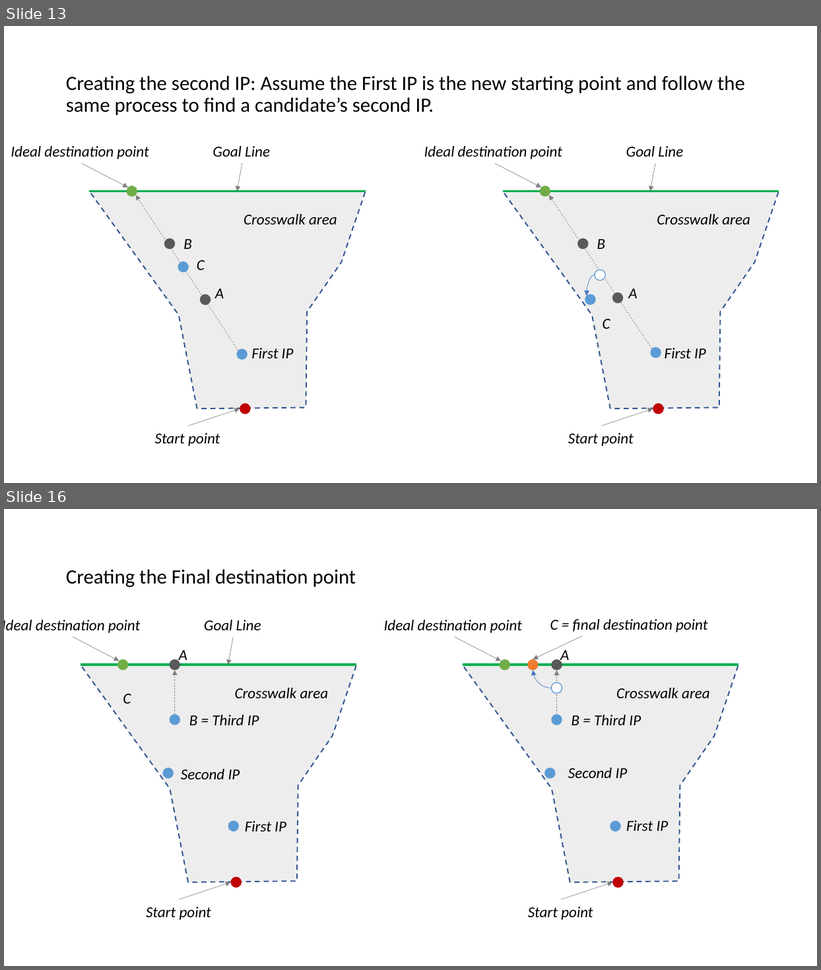
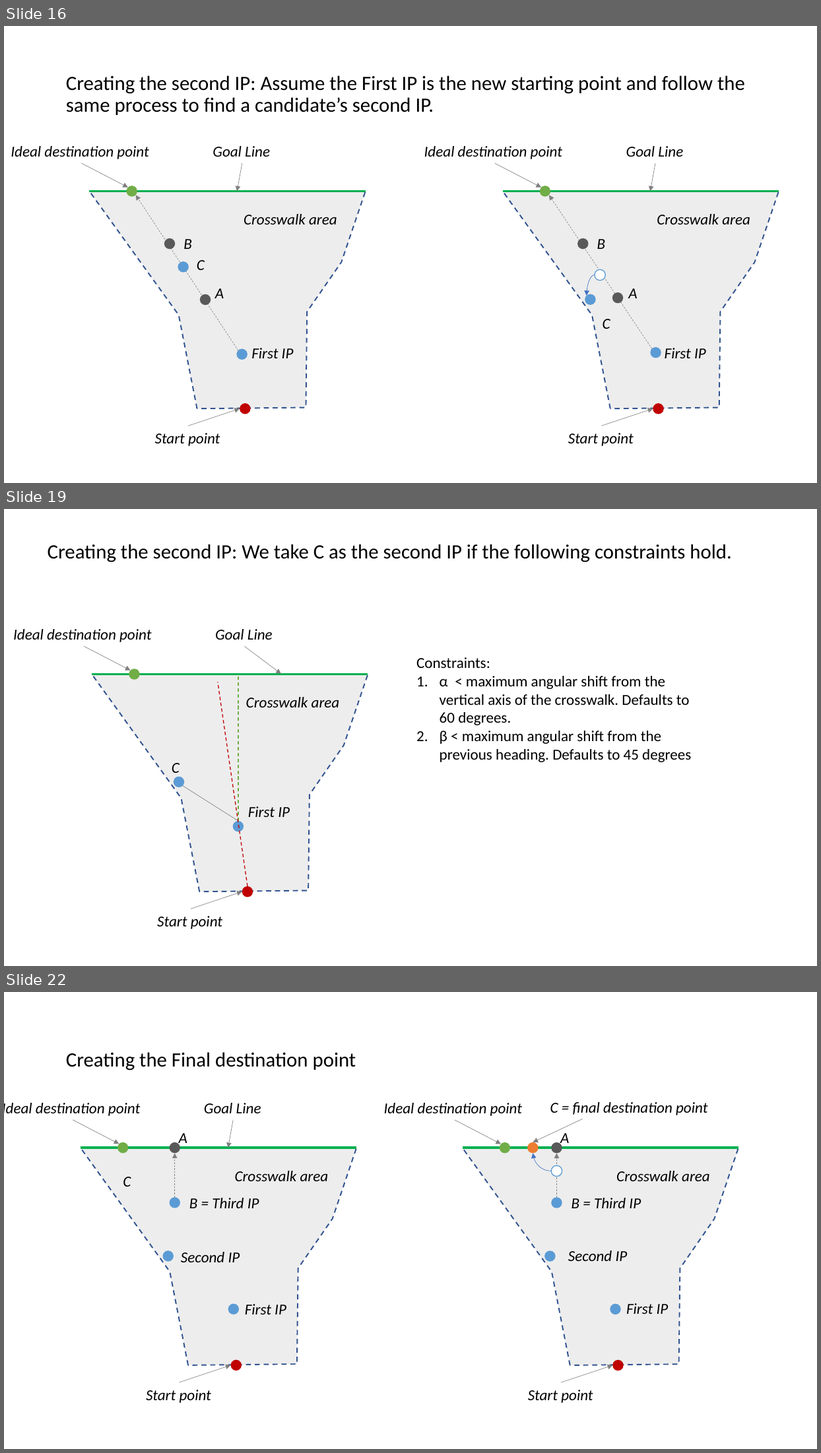
Before and after one commit to adhocmaster/carla-jaywalker-experiments, a slide deck: docs/Soft-Trajectory-Generation.pptx. Shown one above the other, each under a label of ours: slides 13 and 16 before the commit, slides 16, 19 and 22 after it; the slides between them are not shown. The pictures are 821x970 and 821x1453 pixels, drawn with LibreOffice and Linux fonts; fonts in the diff are those of the drawing. Boxes give left, top, right and bottom in pixels: in the first picture for what was removed or moved away, otherwise in the second. Text is boxed around its words. In the diff, an @@ line names an element or a change of style, - is before the commit and + after.

```diff
--- a/docs/Soft-Trajectory-Generation.pptx
+++ b/docs/Soft-Trajectory-Generation.pptx
@@ slide 19 added at (4,509,817,966), background #FFFFFF @@
@@ title added at (48,544,731,562), 24 pt, text #000000 @@
+Creating the second IP: We take C as the second IP if the following constraints hold.
@@ text added at (416,657,691,762), 18 pt, text #000000 @@
+Constraints:
+1. α < maximum angular shift from the vertical axis of the crosswalk. Defaults to 60 degrees.
+2. β < maximum angular shift from the previous heading. Defaults to 45 degrees
@@ group added at (13,629,368,929): 6 texts, 5 lines, 4 ellipses, 3 arrows, 1 freeform shape @@
+Start point
+Crosswalk area
+Goal Line
+Ideal destination point
+First IP
+C
@@ what was slide 13 is now slide 16 @@
@@ what was slide 16 is now slide 22 @@
```
Also in this commit, not shown: 5 slides changed, 6 other slides added.
